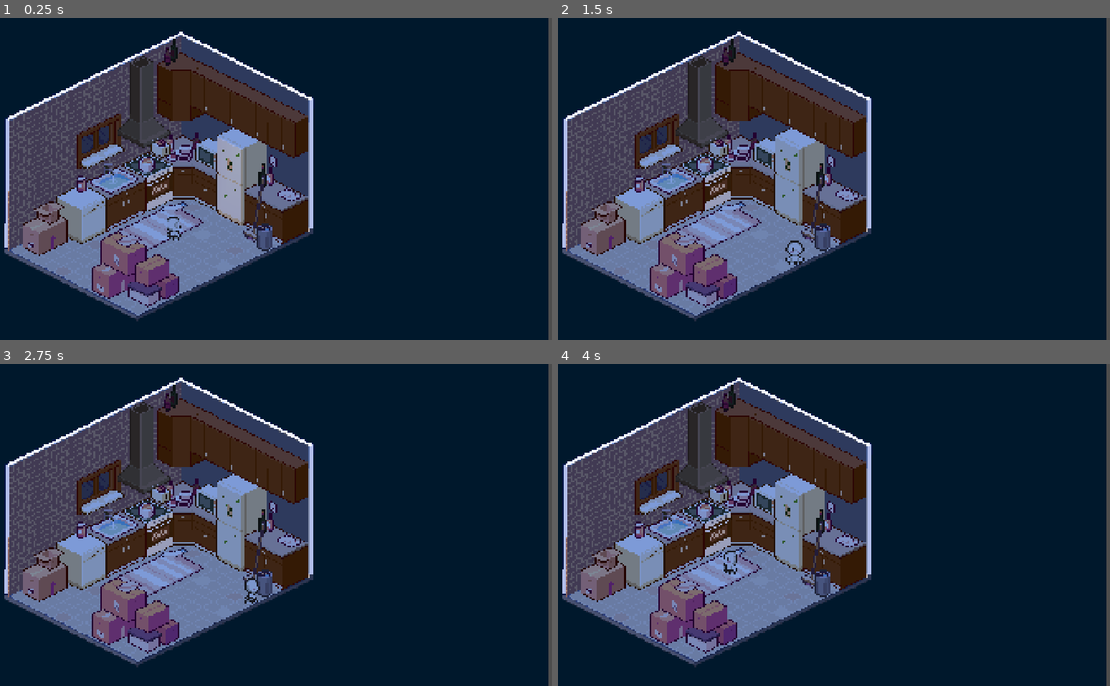
Above: before the commit, frames 1-4 (two rows, left to right).
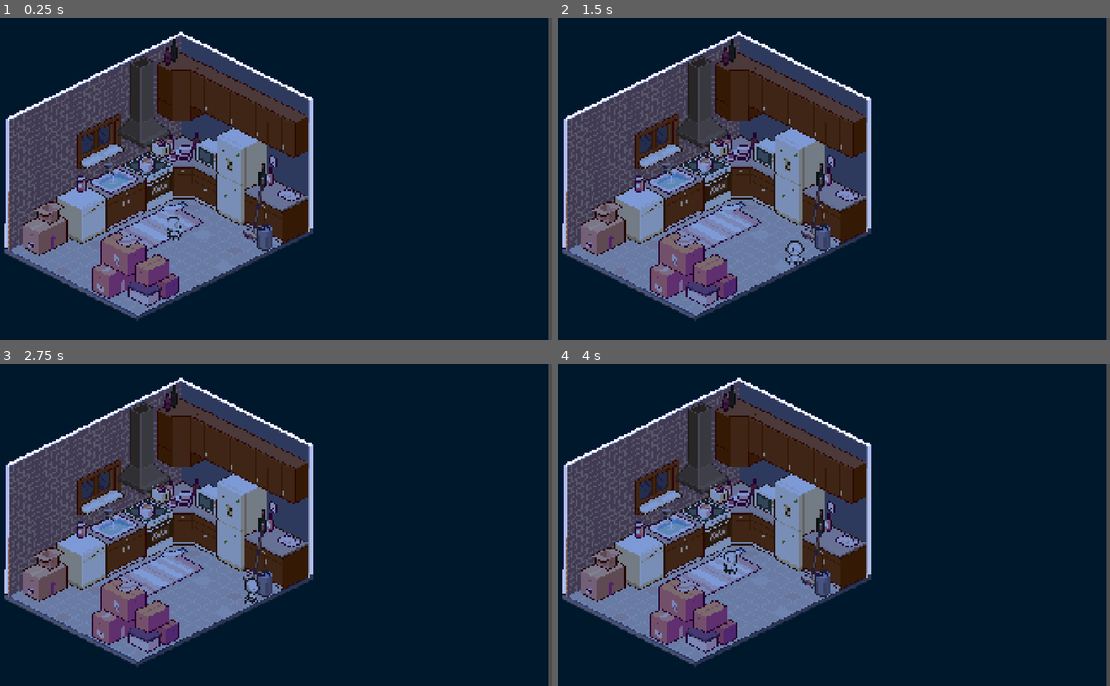
Above: after the commit, the same moments.

Repository: ayanrasulova/by-the-book
Game: Godot game, scene res://scenes/level-one.tscn
The game is run twice, just before and just after one commit, with the same random seed, the same clock (stepped at 60 frames per second) and the same inputs. Sound files missing from this copy of the repository are replaced by a short silence.
Inputs:
- Up to frame 1 (0.25 s): no input
- Up to frame 2 (1.5 s): tap Enter at 0.5 s; hold D (move_right) 0.53-1.28 s; hold E (interact) 0.53-1.28 s; hold S (move_down) from 1.28 s (still down); tap E (interact) at 1.35 s
- Up to frame 3 (2.75 s): release S (move_down) at 2.03 s; hold D (move_right) from 2.03 s (still down); hold E (interact) from 2.03 s (still down)
- Up to frame 4 (4 s): release D (move_right) at 2.78 s; release E (interact) at 2.78 s; hold W (move_up) 2.78-3.53 s; tap E (interact) at 2.85 s; hold A (move_left) from 3.53 s (still down); hold E (interact) from 3.53 s (still down)

The runs differ from the first frame. In frame 1, 1.2% of the frame differs, in the area x 26-44%, y 37-65%; in frame 2, 0.2%; in frame 3, 0.2%; in frame 4, 0.2%.

Commit message:
fix lighting masks

Diff:
--- a/scenes/first-room.tscn
+++ b/scenes/first-room.tscn
@@ -43,11 +43,12 @@
 [node name="Fridge" type="Area2D" parent="Objects" unique_id=962923267]
 
 [node name="CollisionPolygon2D" type="CollisionPolygon2D" parent="Objects/Fridge" unique_id=890154465]
-position = Vector2(23, 9)
+position = Vector2(23.999998, -51)
 scale = Vector2(0.9716123, 1.0305746)
 polygon = PackedVector2Array(796, 559, 890.5637, 602.539, 888.5379, 673.24756, 797, 627)
 
 [node name="PointLight2D" type="PointLight2D" parent="Objects/Fridge" unique_id=1232376411]
+visible = false
 modulate = Color(0.72, 0.10079999, 0.111119844, 1)
 top_level = true
 position = Vector2(798.06067, 397.8763)
@@ -63,11 +64,12 @@
 [node name="Soup" type="Area2D" parent="Objects" unique_id=2112166101]
 
 [node name="CollisionPolygon2D" type="CollisionPolygon2D" parent="Objects/Soup" unique_id=221943941]
-position = Vector2(623, 657)
+position = Vector2(624, 600)
 scale = Vector2(0.71743274, 0.9754886)
 polygon = PackedVector2Array(-85.03198, -63.311157, 38.940186, -103.59076, 37.886047, -41.73419, -85.11328, 0.972229)
 
 [node name="PointLight2D" type="PointLight2D" parent="Objects/Soup" unique_id=817139242]
+visible = false
 modulate = Color(0.72, 0.10079999, 0.111119844, 1)
 top_level = true
 position = Vector2(649.1786, 609.2672)
--- a/scenes/level-one.tscn
+++ b/scenes/level-one.tscn
@@ -33,6 +33,7 @@
 color = Color(1.129879, 0.85852426, 0.27296928, 1)
 energy = 0.45
 blend_mode = 1
+range_item_cull_mask = 3
 texture = ExtResource("3_wi6g3")
 offset = Vector2(319.9607, 256.89233)
 
--- a/scenes/player.tscn
+++ b/scenes/player.tscn
@@ -324,10 +324,12 @@
 height = 78.90198
 
 [node name="Player" type="CharacterBody2D" unique_id=855111403]
+light_mask = 2
 script = ExtResource("1_qhqgy")
 metadata/_edit_group_ = true
 
 [node name="AnimatedSprite2D" type="AnimatedSprite2D" parent="." unique_id=866879672]
+light_mask = 2
 scale = Vector2(5, 5)
 sprite_frames = SubResource("SpriteFrames_nl2iu")
 animation = &"walk_threeforthback"
